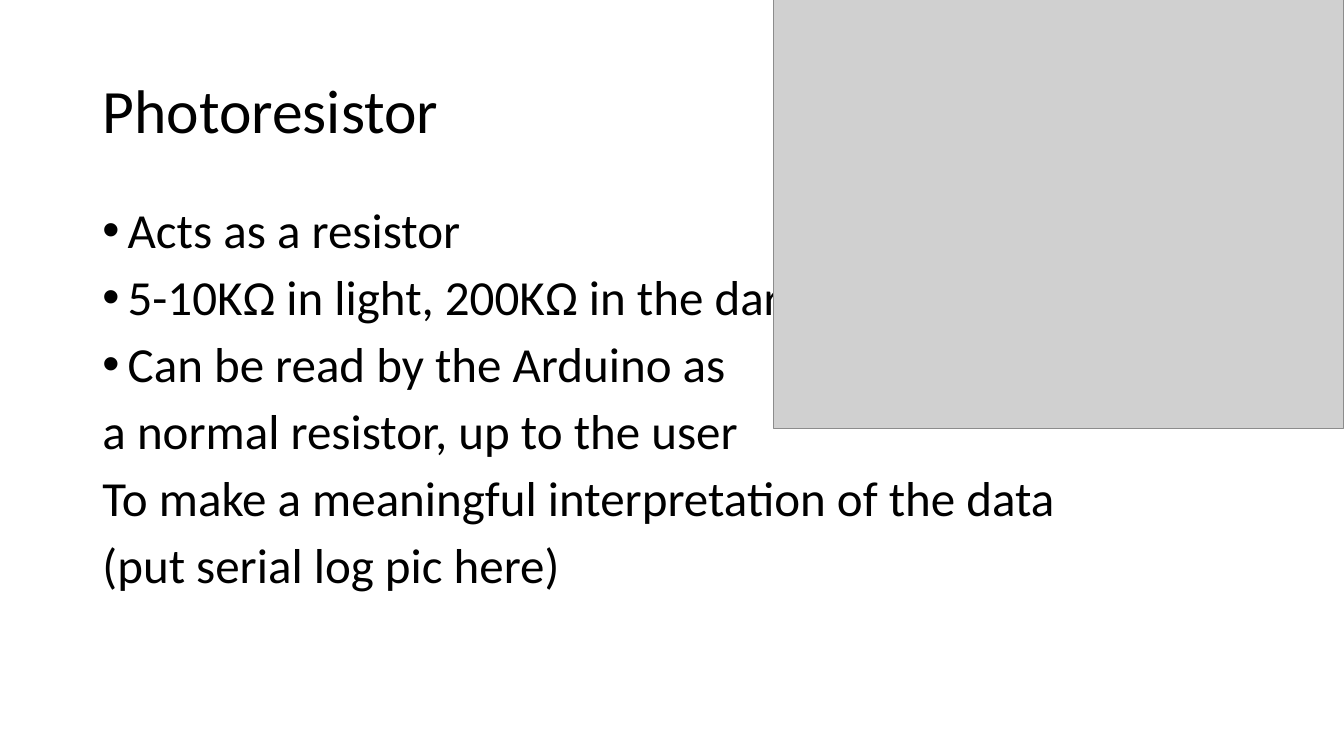
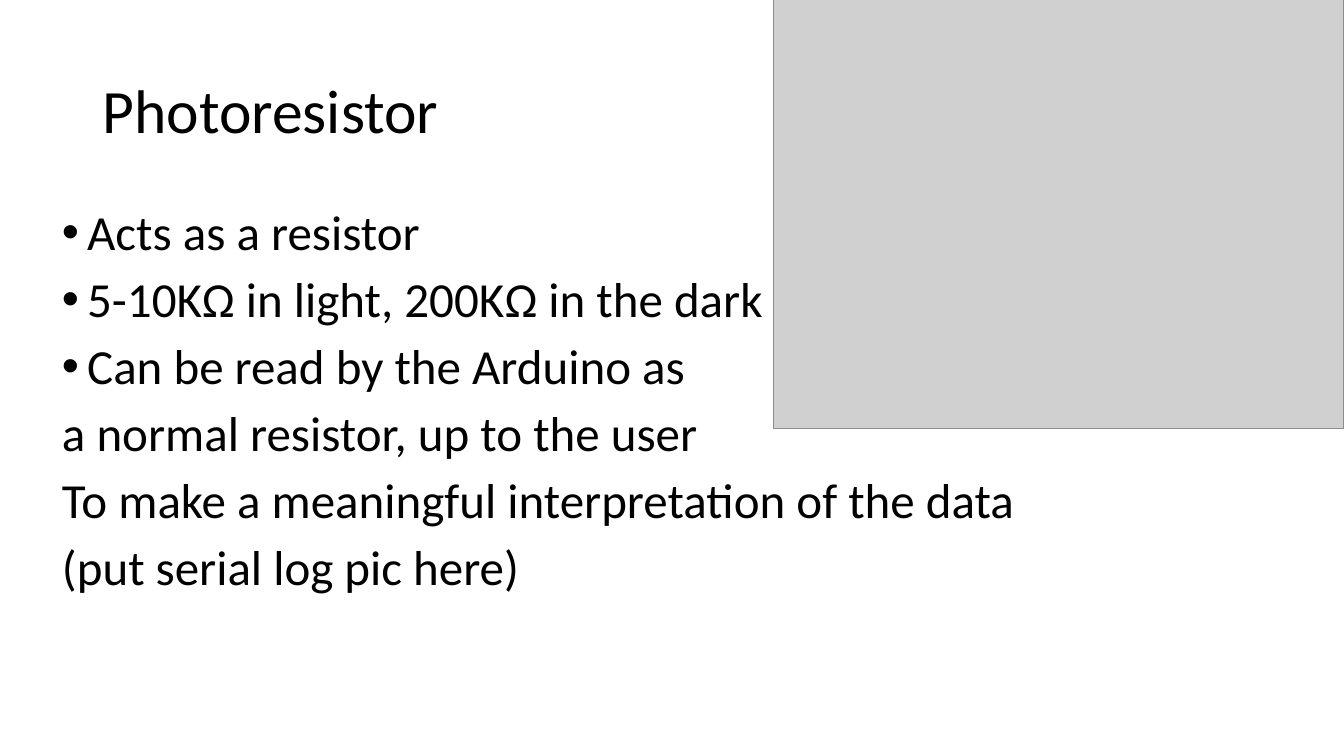
Before and after one commit to rchatrath7/PDH-Workshops, a slide deck: slide 4 of vishal-sensors-lecture/Sensor Lecture.pptx (slide 5 before the commit). Drawn at 1344x756 pixels with LibreOffice and Linux fonts; fonts in the diff are those of the drawing; grey boxes stand for pictures. Boxes give left, top, right and bottom in pixels: in the first picture for what was removed or moved away, otherwise in the second. Text is boxed around its words. In the diff, an @@ line names an element or a change of style, - is before the commit and + after.

```diff
--- a/vishal-sensors-lecture/Sensor Lecture.pptx
+++ b/vishal-sensors-lecture/Sensor Lecture.pptx
@@ text "Acts as a resistor": place and size @@
-text "Acts as a resistor" at (102, 214, 1054, 592)
+text "Acts as a resistor" at (62, 216, 1014, 594)
```
Also in this commit, not shown: 5 other slides changed, 1 slide added, 2 slides removed.
